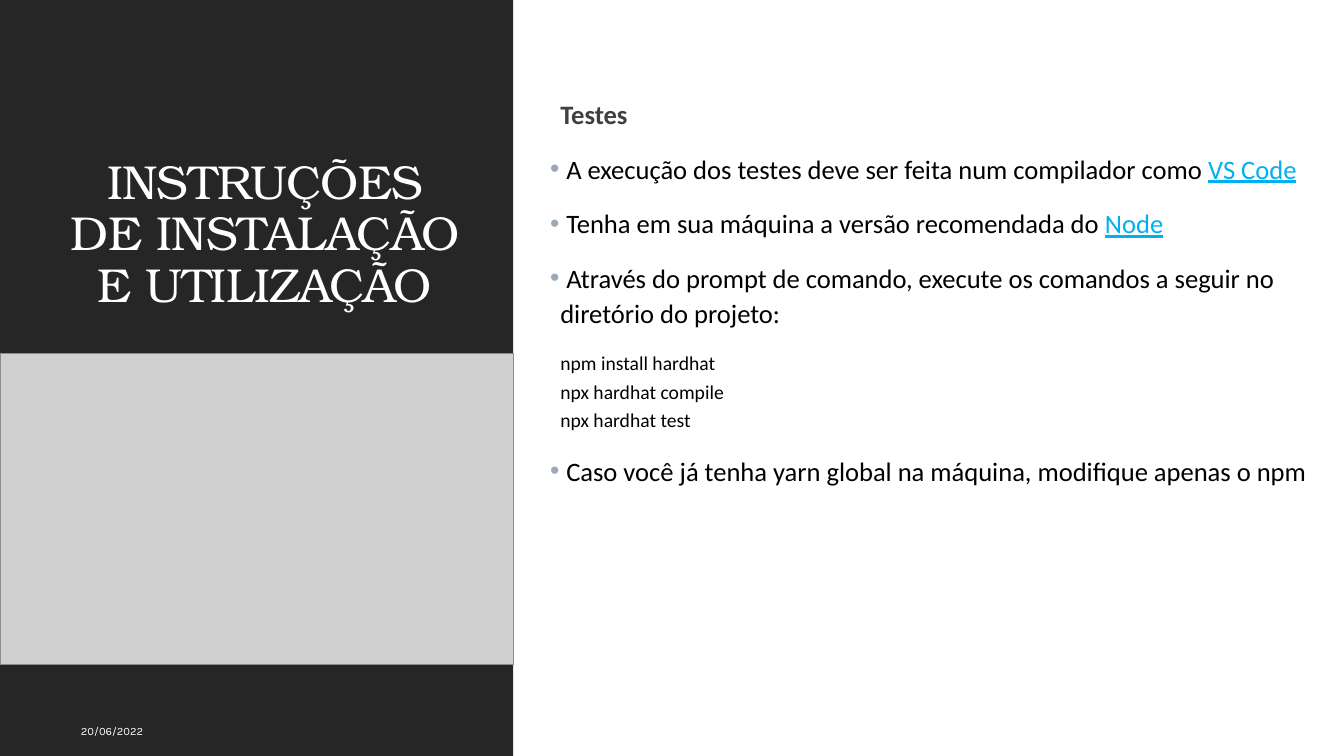
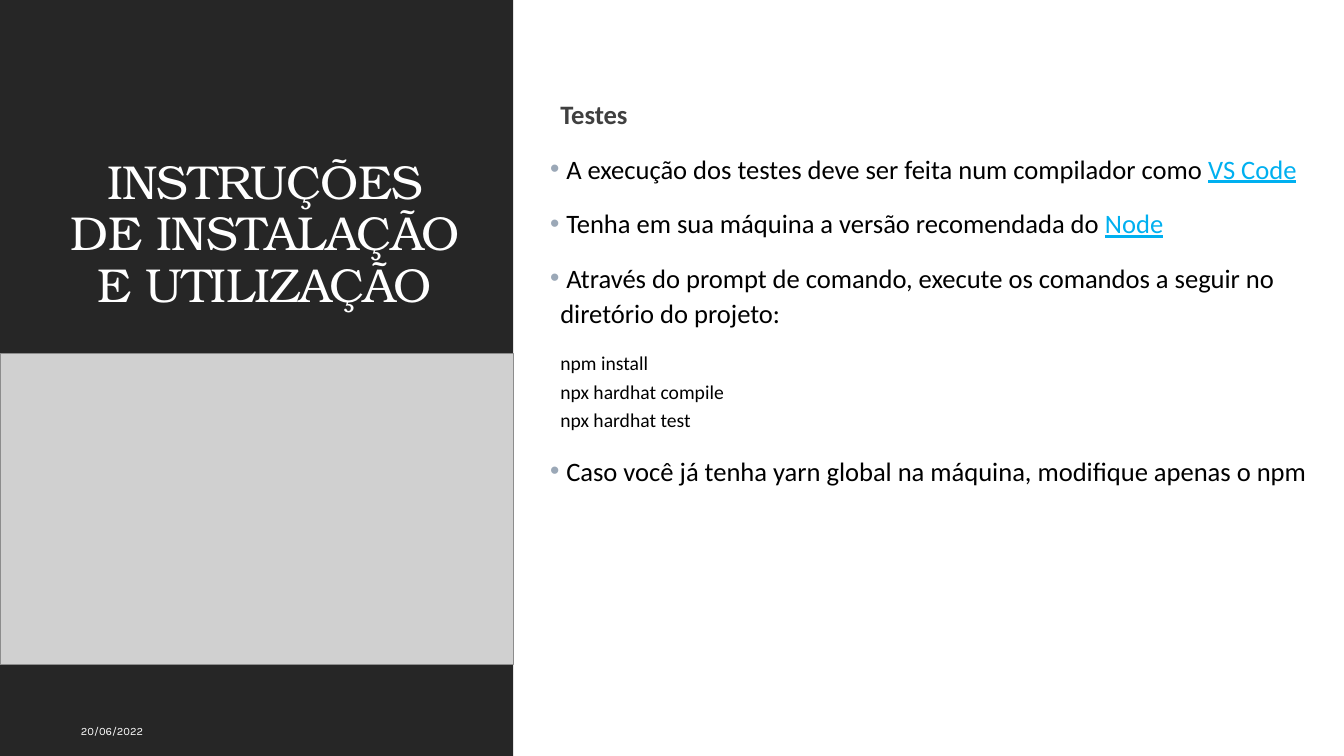
Before and after one commit to Hiramek1/gamacoin-cryptodev, a slide deck: slide 10 of presentation/Sollunah Coin.pptx. Drawn at 1344x756 pixels with LibreOffice and Linux fonts; fonts in the diff are those of the drawing; grey boxes stand for pictures. Boxes give left, top, right and bottom in pixels: in the first picture for what was removed or moved away, otherwise in the second. Text is boxed around its words. In the diff, an @@ line names an element or a change of style, - is before the commit and + after.

```diff
--- a/presentation/Sollunah Coin.pptx
+++ b/presentation/Sollunah Coin.pptx
@@ text at (560,356,648,373): text changed @@
-  npm install hardhat
+  npm install
```
Also in this commit, not shown: 1 other file.
